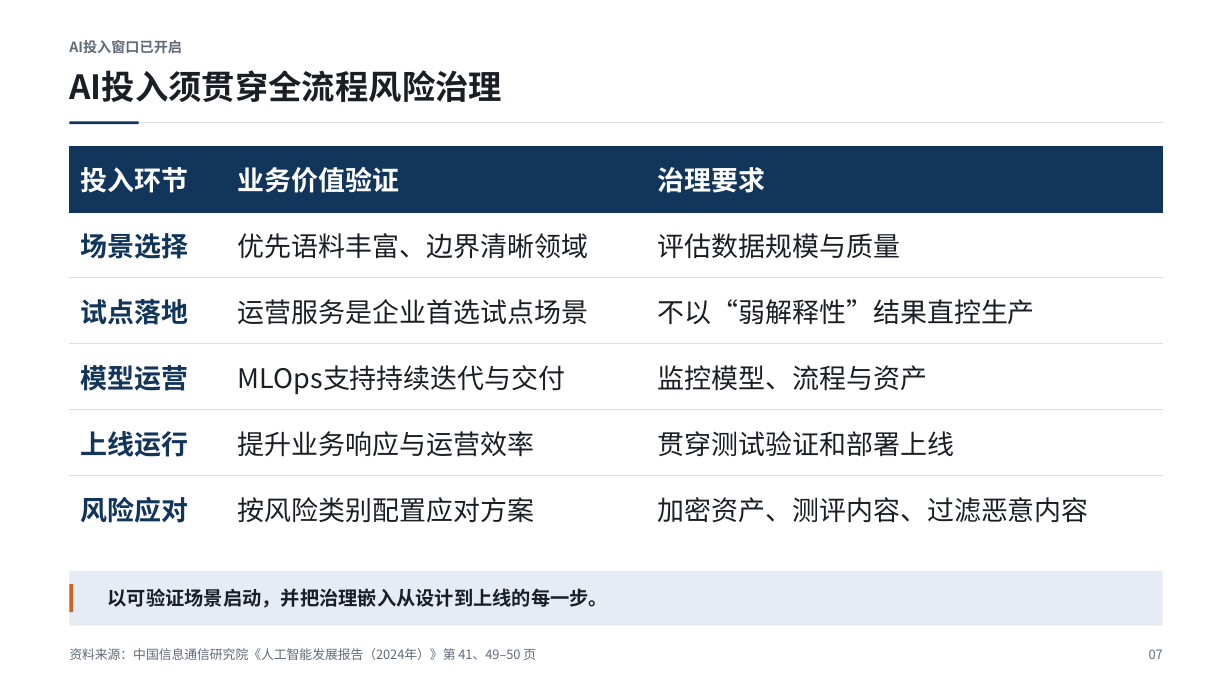
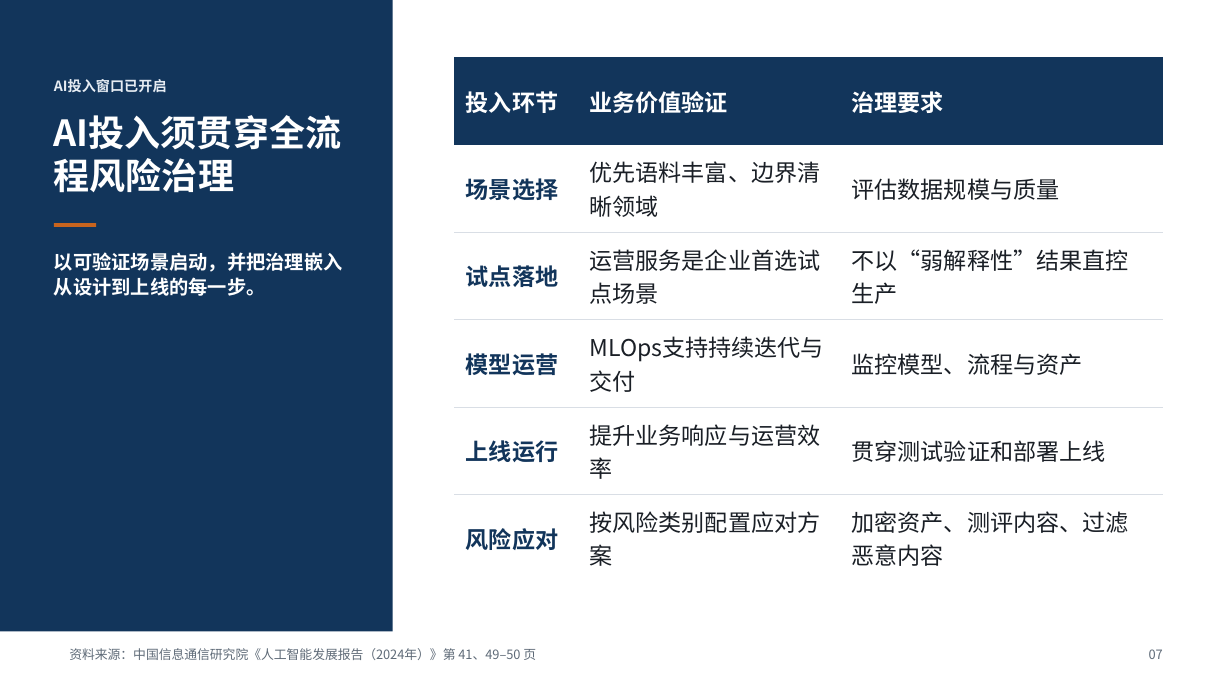
Before and after one commit to Liyilin66/ppt-agent, a slide deck: slide 7 of examples/caict-2024-sample.pptx. Drawn at 1232x693 pixels with LibreOffice and Linux fonts; fonts in the diff are those of the drawing. Boxes give left, top, right and bottom in pixels: in the first picture for what was removed or moved away, otherwise in the second. Text is boxed around its words. In the diff, an @@ line names an element or a change of style, - is before the commit and + after.

```diff
--- a/examples/caict-2024-sample.pptx
+++ b/examples/caict-2024-sample.pptx
@@ rectangle added at (0,0,393,631), fill #12355B @@
@@ table at (455,57,1164,582) @@
@@ size 21 to 18 pt @@
@@ table: place and size @@
-table at (69,146,1163,543)
+table at (455,57,1164,582)
@@ text "AI投入窗口已开启": place and size @@
-text "AI投入窗口已开启" at (69,40,182,54)
+text "AI投入窗口已开启" at (54,79,167,93)
@@ text "AI投入窗口已开启" at (54,79,167,93): text colour #5F6B78 to #E6ECF3 @@
@@ text "AI投入须贯穿全流程风险治理": place and size @@
-text "AI投入须贯穿全流程风险治理" at (69,70,502,102)
+text "AI投入须贯穿全流程风险治理" at (54,110,347,201)
@@ text "AI投入须贯穿全流程风险治理" at (54,110,347,201): size 26 to 28.1 pt, text colour #1A1F26 to #FFFFFF; line spacing 31.2pt to 33.7pt @@
@@ line removed from (69, 123) to (1163, 123) @@
@@ rectangle removed at (69,121,139,124) @@
@@ rectangle added at (54,223,96,226), fill #C8641E @@
@@ text "以可验证场景启动，并把治理嵌入从设计到上线的每一步。": place and size @@
-text "以可验证场景启动，并把治理嵌入从设计到上线的每一步。" at (108,588,608,608)
+text "以可验证场景启动，并把治理嵌入从设计到上线的每一步。" at (54,252,343,296)
@@ text "以可验证场景启动，并把治理嵌入从设计到上线的每一步。" at (54,252,343,296): text colour #1A1F26 to #FFFFFF @@
@@ rectangle removed at (69,571,1163,626) @@
@@ rectangle removed at (69,584,73,612) @@
```
Also in this commit, not shown: 10 other slides changed, 6 other files.
